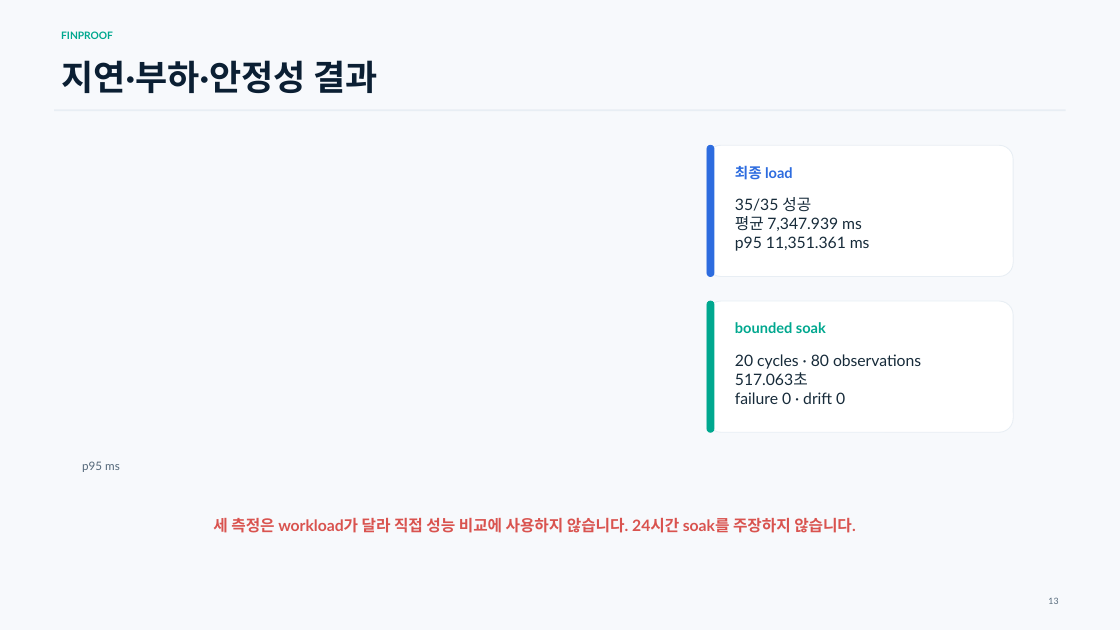
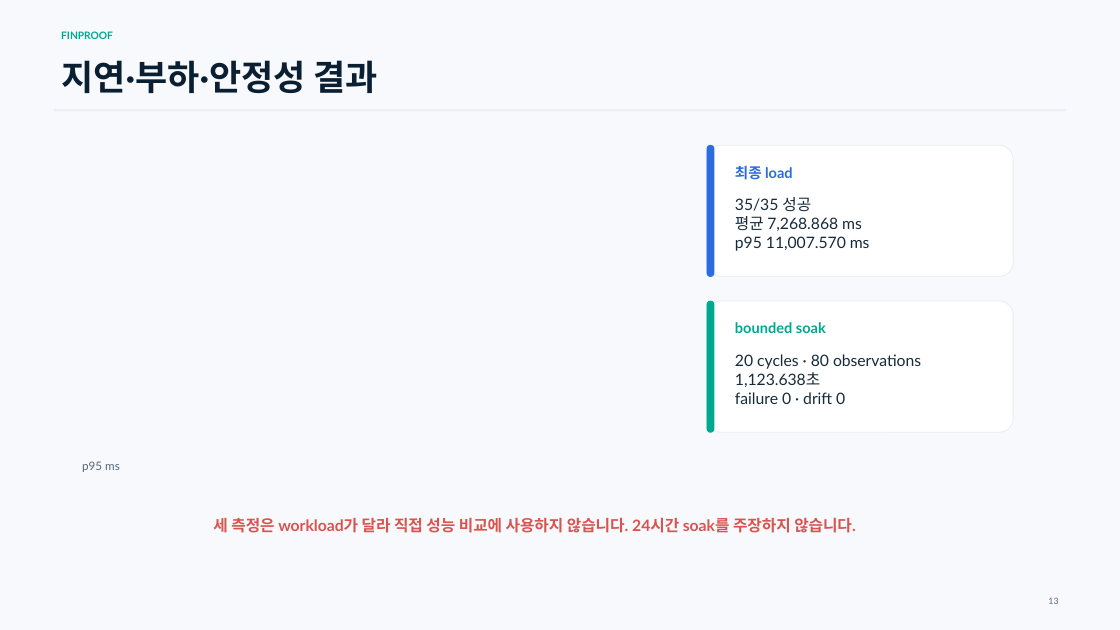
Before and after one commit to tskwak111/mirae_agent, a slide deck: slide 13 of docs/submission/FinProof_Technical_Proposal.pptx. Drawn at 1120x630 pixels with LibreOffice and Linux fonts; fonts in the diff are those of the drawing. Boxes give left, top, right and bottom in pixels: in the first picture for what was removed or moved away, otherwise in the second. Text is boxed around its words. In the diff, an @@ line names an element or a change of style, - is before the commit and + after.

```diff
--- a/docs/submission/FinProof_Technical_Proposal.pptx
+++ b/docs/submission/FinProof_Technical_Proposal.pptx
@@ text at [735,216,870,251]: text changed @@
-평균 7,347.939 ms
-p95 11,351.361 ms
+평균 7,268.868 ms
+p95 11,007.570 ms
@@ text at [735,372,820,387]: text changed @@
-517.063초
+1,123.638초
```
Also in this commit, not shown: 2 other slides changed, 8 other files.
